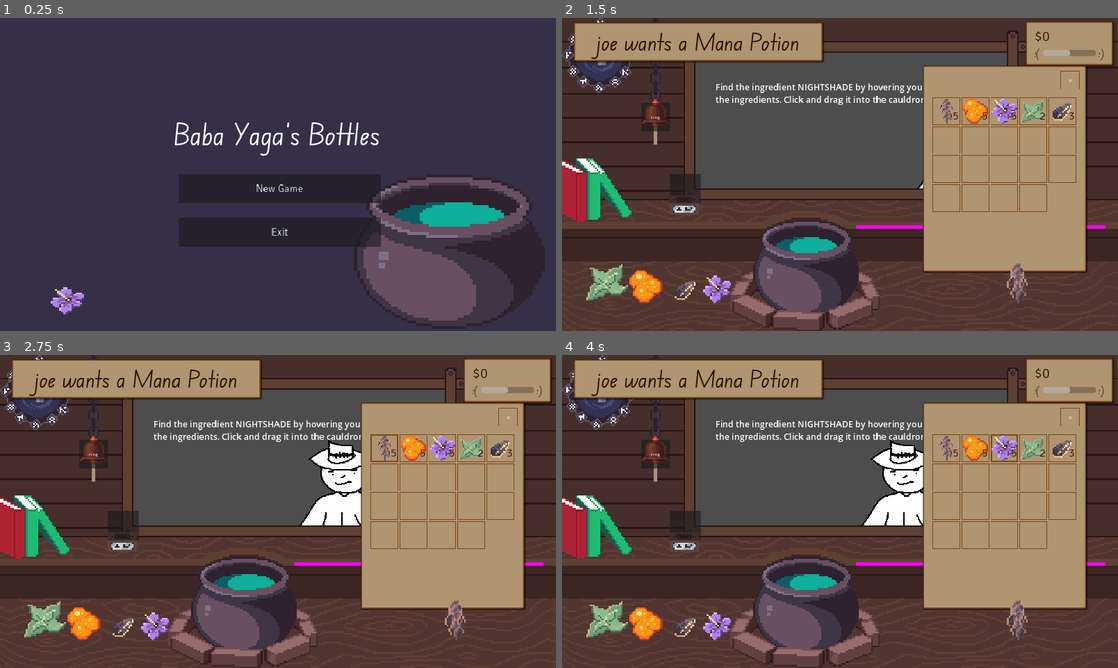
Above: before the commit, frames 1-4 (two rows, left to right).
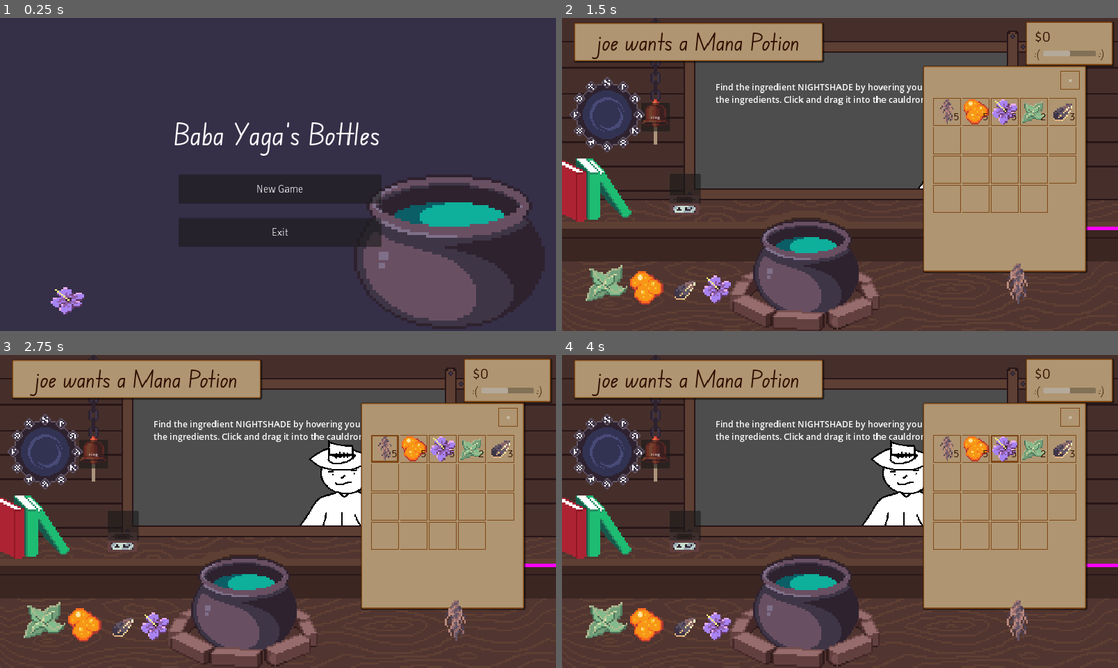
Above: after the commit, the same moments.

Repository: HuskyGameDev/2024s-team3
Game: Godot game, scene res://Scenes/UI/Title.tscn
Two runs of this game, one before a commit and one after it. Both use one fixed random seed, a clock stepped at 60 frames per second and the inputs below.
Inputs (mouse positions are in pixels of both pictures, inside the frame that each line leads up to):
- Up to frame 1 (0.25 s): no input
- Up to frame 2 (1.5 s): click "New Game" at 0.5 s; click (1112, 93) at 1.25 s
- Up to frame 3 (2.75 s): click (383, 448) at 2 s
- Up to frame 4 (4 s): click (973, 448) at 2.75 s; click (1006, 448) at 3.5 s

The runs differ from the first frame. In frame 1, 0.2% of the frame differs, in the area x 32-69%, y 53-73%; in frame 2, 5.5%; in frame 3, 5.5%, in the area x 0-100%, y 0-92%; in frame 4, 5.5%.
Error in both runs: Modulo by zero error in operator '%'. (res://Scripts/customer.gd:18)

Commit message:
New clock implemented

Diff:
--- /dev/null
+++ b/Clock_Node.tscn
@@ -0,0 +1,27 @@
+[gd_scene load_steps=7 format=3 uid="uid://l6sfgmgup28d"]
+
+[ext_resource type="Script" path="res://new_clock_node.gd" id="1_i1eu7"]
+[ext_resource type="Texture2D" uid="uid://f4n6i4qnwssy" path="res://Clock Node.png" id="1_x41hy"]
+[ext_resource type="Shader" path="res://pixelSmoothing.gdshader" id="2_6nm3x"]
+[ext_resource type="Texture2D" uid="uid://dgsv6lxk08if3" path="res://Clock Symbols Spaced.png" id="4_lmlgg"]
+[ext_resource type="Texture2D" uid="uid://khh1gr8xmmkq" path="res://Clock Single Symbol.png" id="5_biw6u"]
+
+[sub_resource type="ShaderMaterial" id="ShaderMaterial_v08si"]
+shader = ExtResource("2_6nm3x")
+
+[node name="ClockNode" type="Node2D"]
+position = Vector2(122, 79)
+script = ExtResource("1_i1eu7")
+
+[node name="NodeSprite" type="Sprite2D" parent="."]
+texture = ExtResource("1_x41hy")
+
+[node name="NodeSymbol" type="Sprite2D" parent="."]
+texture = ExtResource("4_lmlgg")
+region_enabled = true
+region_rect = Rect2(1, 0, 4, 6)
+
+[node name="Sprite2D" type="Sprite2D" parent="."]
+visible = false
+material = SubResource("ShaderMaterial_v08si")
+texture = ExtResource("5_biw6u")
--- /dev/null
+++ b/New_Clock.tscn
@@ -0,0 +1,25 @@
+[gd_scene load_steps=3 format=3 uid="uid://b6cq5upjosmpf"]
+
+[ext_resource type="Script" path="res://new_clock.gd" id="1_jl7tj"]
+[ext_resource type="Texture2D" uid="uid://l2qq10xcrfjs" path="res://Assets/Sprites/Clock Base.png" id="2_5aaj1"]
+
+[node name="NewClock" type="Node2D"]
+scale = Vector2(10, 10)
+script = ExtResource("1_jl7tj")
+
+[node name="ClockFace" type="Sprite2D" parent="."]
+unique_name_in_owner = true
+texture = ExtResource("2_5aaj1")
+
+[node name="ClockNode_Holder" type="Node2D" parent="ClockFace"]
+unique_name_in_owner = true
+
+[node name="Timer" type="Timer" parent="."]
+
+[node name="MarkerHolder" type="Node2D" parent="."]
+unique_name_in_owner = true
+
+[node name="Marker2D" type="Marker2D" parent="MarkerHolder"]
+position = Vector2(0, -22)
+
+[connection signal="timeout" from="Timer" to="." method="_on_timer_timeout"]
--- a/Scenes/Screens/Main.tscn
+++ b/Scenes/Screens/Main.tscn
@@ -14,8 +14,8 @@
 [ext_resource type="Texture2D" uid="uid://k1s0jbcfp0sn" path="res://Assets/Sprites/Ingredients/sunflower_seeds.png" id="13_sykwt"]
 [ext_resource type="Texture2D" uid="uid://dnynu6kp1nswf" path="res://Assets/Sprites/Ingredients/nightshade_petals.png" id="14_jiia4"]
 [ext_resource type="PackedScene" uid="uid://cqjv8jg1x3rnd" path="res://Scenes/Crucible.tscn" id="15_a4pmo"]
-[ext_resource type="PackedScene" uid="uid://c2qo8furksvda" path="res://Scenes/clock.tscn" id="16_17ho7"]
 [ext_resource type="Theme" uid="uid://b3qy32ccw0g8o" path="res://Assets/Themes/UiTheme.tres" id="17_5filg"]
+[ext_resource type="PackedScene" uid="uid://b6cq5upjosmpf" path="res://New_Clock.tscn" id="17_n5klg"]
 
 [sub_resource type="RectangleShape2D" id="RectangleShape2D_1aqou"]
 size = Vector2(417, 39.5)
@@ -310,8 +310,9 @@
 position = Vector2(1350, 950)
 scale = Vector2(3, 3)
 
-[node name="Clock" parent="." instance=ExtResource("16_17ho7")]
-position = Vector2(2.38419e-07, 0)
+[node name="NewClock" parent="." instance=ExtResource("17_n5klg")]
+position = Vector2(155, 333)
+scale = Vector2(5, 5)
 
 [connection signal="potion_made" from="Cauldron" to="." method="_on_cauldron_potion_made"]
 [connection signal="body_entered" from="shelfArea" to="." method="_on_shelf_body_entered"]
--- a/Scenes/clock.tscn
+++ b/Scenes/clock.tscn
@@ -8,16 +8,13 @@
 [ext_resource type="Texture2D" uid="uid://dmq6lseii7m3s" path="res://Assets/Sprites/Clock Symbols.png" id="4_2lgyj"]
 
 [node name="Clock" type="Node2D"]
-position = Vector2(526, 487)
 scale = Vector2(5, 5)
 script = ExtResource("1_ik1lm")
 
 [node name="Clock Face" type="Sprite2D" parent="."]
 texture = ExtResource("1_wuwvy")
-centered = false
 
 [node name="Time Circles" type="Sprite2D" parent="."]
-position = Vector2(26, 26)
 texture = ExtResource("2_yhq74")
 script = ExtResource("3_ahngv")
 
@@ -115,3 +112,6 @@
 offset_bottom = 37.0
 horizontal_alignment = 1
 vertical_alignment = 1
+
+[node name="Marker2D" type="Marker2D" parent="."]
+position = Vector2(11, -18)
--- /dev/null
+++ b/SmoothPixel.shader
@@ -0,0 +1,29 @@
+shader_type canvas_item;
+render_mode unshaded;
+
+// Texture must have 'Filter'-flag enabled!
+
+// Automatic smoothing
+// independent of geometry and perspective
+vec4 texturePointSmooth(sampler2D smp, vec2 uv, vec2 pixel_size)
+{
+	vec2 ddx = dFdx(uv);
+	vec2 ddy = dFdy(uv);
+	vec2 lxy = sqrt(ddx * ddx + ddy * ddy);
+
+	vec2 uv_pixels = uv / pixel_size;
+
+	vec2 uv_pixels_floor = round(uv_pixels) - vec2(0.5f);
+	vec2 uv_dxy_pixels = uv_pixels - uv_pixels_floor;
+
+	uv_dxy_pixels = clamp((uv_dxy_pixels - vec2(0.5f)) * pixel_size / lxy + vec2(0.5f), 0.0f, 1.0f);
+
+	uv = uv_pixels_floor * pixel_size;
+
+	return textureGrad(smp, uv + uv_dxy_pixels * pixel_size, ddx, ddy);
+}
+
+void fragment()
+{
+	COLOR = texturePointSmooth(TEXTURE, UV, TEXTURE_PIXEL_SIZE);
+}
--- /dev/null
+++ b/new_clock.gd
@@ -0,0 +1,37 @@
+extends Node2D
+
+## If you want to change the number of nodes in the clock you have to change the radian divisor as well, both here and in the clock node script
+## So 8 nodes would mean a radian divisor of 3, 4 nodes would be 2, etc
+@export var radianDivisor = 6
+@export var numberOfNodes = 12
+
+@onready var clockNodeHolder = %ClockNode_Holder
+@onready var markerHolder = %MarkerHolder
+@onready var timer = $Timer
+@onready var clockNodeInstance = preload("res://Clock_Node.tscn")
+
+signal timerWentOff
+
+# Called when the node enters the scene tree for the first time.
+func _ready():
+	var markers = markerHolder.get_children()
+	for x in numberOfNodes:
+		var instance = clockNodeInstance.instantiate()
+		clockNodeHolder.add_child(instance)
+
+		instance.pivotPoint = %ClockFace
+		instance.position = markers[0].position.rotated(x * PI/radianDivisor)
+		instance.nodeSymbol.region_rect = Rect2((x * 6) + 1, 0, 4, 6)
+
+	timer.wait_time = abs(GameTime.STORE_OPEN_TIME - GameTime.STORE_CLOSE_TIME) * GameTime.GAME_TIME_SCALE / 50.0
+	print(timer.wait_time)
+	timer.start()
+
+
+# Called every frame. 'delta' is the elapsed time since the previous frame.
+func _process(delta):
+	pass
+
+
+func _on_timer_timeout():
+	emit_signal("timerWentOff")
--- /dev/null
+++ b/new_clock_node.gd
@@ -0,0 +1,79 @@
+extends Node2D
+
+
+
+@export var pivotPoint: Node2D
+
+@onready var nodeSymbol = $NodeSymbol
+
+@export var clockRotationSpeed = 1
+var clockRotationSpeedReductionRate = clockRotationSpeed * 3
+var originalSpeed
+
+var shouldRotate = false
+var shouldBackRotate = false
+var startingPoint
+var radiansTraveled = 0.0
+
+@export var radianDivisor = 6
+@export var backRadianDivisor = 25
+
+# Called when the node enters the scene tree for the first time.
+func _ready():
+	get_parent().get_parent().get_parent().timerWentOff.connect(_rotate)
+	originalSpeed = clockRotationSpeed
+	pass # Replace with function body.
+
+
+func _rotate():
+	startingPoint = position
+	shouldBackRotate = true
+	shouldRotate = true
+
+
+func _physics_process(delta):
+	#print("physics")
+	if shouldRotate == true:
+		#first rotate back 1 pixel for animation purposes
+		if shouldBackRotate == true:
+			var toObject: Vector2 = position - pivotPoint.position
+			toObject = toObject.rotated(clockRotationSpeed * -delta)
+			position = pivotPoint.position + toObject
+			radiansTraveled += clockRotationSpeed * delta
+			clockRotationSpeed -= clockRotationSpeedReductionRate * delta
+			if radiansTraveled >= PI/backRadianDivisor:
+				shouldBackRotate = false
+				radiansTraveled = -PI/backRadianDivisor
+				clockRotationSpeed = originalSpeed - .1
+
+		#then rotate to where we need to be
+		else:
+			var toObject: Vector2 = position - pivotPoint.position
+			toObject = toObject.rotated(clockRotationSpeed * delta)
+			#position = position.lerp(pivotPoint.position + toObject, delta * clockRotationSpeed)
+			position = pivotPoint.position + toObject
+			radiansTraveled += clockRotationSpeed * delta
+			if radiansTraveled > PI/ (backRadianDivisor - 10) && clockRotationSpeed >= 0.5:
+				clockRotationSpeed -= delta *  clockRotationSpeedReductionRate
+
+			if radiansTraveled >= PI/radianDivisor:
+				position = startingPoint.rotated(PI/radianDivisor)
+				shouldRotate = false
+				radiansTraveled = 0.0
+				clockRotationSpeed = originalSpeed
+
+
+
+
+
+	#if pivotPoint is Node2D:
+		##position = pivotPoint.position
+		##print("running around pivot")
+		#var toObject: Vector2 = position - pivotPoint.position
+		#toObject = toObject.rotated(clockRotationSpeed * delta)
+		#position = pivotPoint.position + toObject
+		#return
+
+
+	#position = Vector2(sin(clockRotationSpeed*d)*radius,cos(clockRotationSpeed*d)*radius)
+	#pass
--- /dev/null
+++ b/parent_rotation_test.tscn
@@ -0,0 +1,14 @@
+[gd_scene load_steps=3 format=3 uid="uid://dhdgfsb2mq1jv"]
+
+[ext_resource type="Texture2D" uid="uid://c1na8wlk3ld7h" path="res://Assets/Sprites/icon.svg" id="1_se4fb"]
+[ext_resource type="PackedScene" uid="uid://bgt4dranca7ws" path="res://rotation_test.tscn" id="2_bnpqi"]
+
+[node name="Node2D" type="Node2D"]
+position = Vector2(735, 383)
+
+[node name="Sprite2D" type="Sprite2D" parent="."]
+texture = ExtResource("1_se4fb")
+
+[node name="Node2D" parent="Sprite2D" node_paths=PackedStringArray("pivotPoint") instance=ExtResource("2_bnpqi")]
+position = Vector2(153, 33)
+pivotPoint = NodePath("..")
--- /dev/null
+++ b/pixelSmoothing.gdshader
@@ -0,0 +1,29 @@
+shader_type canvas_item;
+render_mode unshaded;
+
+// Texture must have 'Filter'-flag enabled!
+
+// Automatic smoothing
+// independent of geometry and perspective
+vec4 texturePointSmooth(sampler2D smp, vec2 uv, vec2 pixel_size)
+{
+	vec2 ddx = dFdx(uv);
+	vec2 ddy = dFdy(uv);
+	vec2 lxy = sqrt(ddx * ddx + ddy * ddy);
+
+	vec2 uv_pixels = uv / pixel_size;
+
+	vec2 uv_pixels_floor = round(uv_pixels) - vec2(0.5f);
+	vec2 uv_dxy_pixels = uv_pixels - uv_pixels_floor;
+
+	uv_dxy_pixels = clamp((uv_dxy_pixels - vec2(0.5f)) * pixel_size / lxy + vec2(0.5f), 0.0f, 1.0f);
+
+	uv = uv_pixels_floor * pixel_size;
+
+	return textureGrad(smp, uv + uv_dxy_pixels * pixel_size, ddx, ddy);
+}
+
+void fragment()
+{
+	COLOR = texturePointSmooth(TEXTURE, UV, TEXTURE_PIXEL_SIZE);
+}
--- a/project.godot
+++ b/project.godot
@@ -25,6 +25,7 @@
 
 window/size/viewport_width=1920
 window/size/viewport_height=1080
+window/size/always_on_top=true
 window/stretch/mode="canvas_items"
 
 [dotnet]
@@ -60,3 +61,4 @@
 [rendering]
 
 textures/canvas_textures/default_texture_filter=0
+2d/snap/snap_2d_transforms_to_pixel=true
--- /dev/null
+++ b/rotation_test.tscn
@@ -0,0 +1,11 @@
+[gd_scene load_steps=3 format=3 uid="uid://bgt4dranca7ws"]
+
+[ext_resource type="Script" path="res://new_clock_node.gd" id="1_bqqy8"]
+[ext_resource type="Texture2D" uid="uid://c1na8wlk3ld7h" path="res://Assets/Sprites/icon.svg" id="2_r0nvg"]
+
+[node name="Node2D" type="Node2D"]
+script = ExtResource("1_bqqy8")
+
+[node name="Sprite2D" type="Sprite2D" parent="."]
+scale = Vector2(0.3, 0.3)
+texture = ExtResource("2_r0nvg")
Binary file added: Clock Node.png
Not shown, added: Clock Node.png.import
Binary file added: Clock Single Symbol.png
Not shown, added: Clock Single Symbol.png.import
Binary file added: Clock Symbols Crunched.png
Not shown, added: Clock Symbols Crunched.png.import
Binary file added: Clock Symbols Spaced.png
Not shown, added: Clock Symbols Spaced.png.import
Binary file added: Clock Symbols.png
Not shown, added: Clock Symbols.png.import
